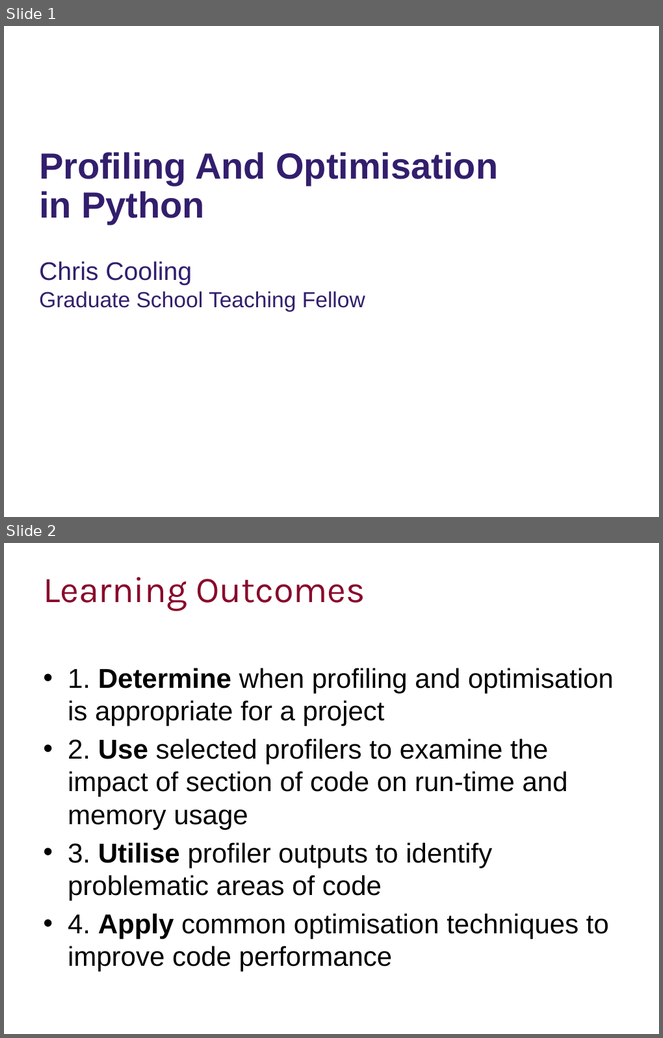
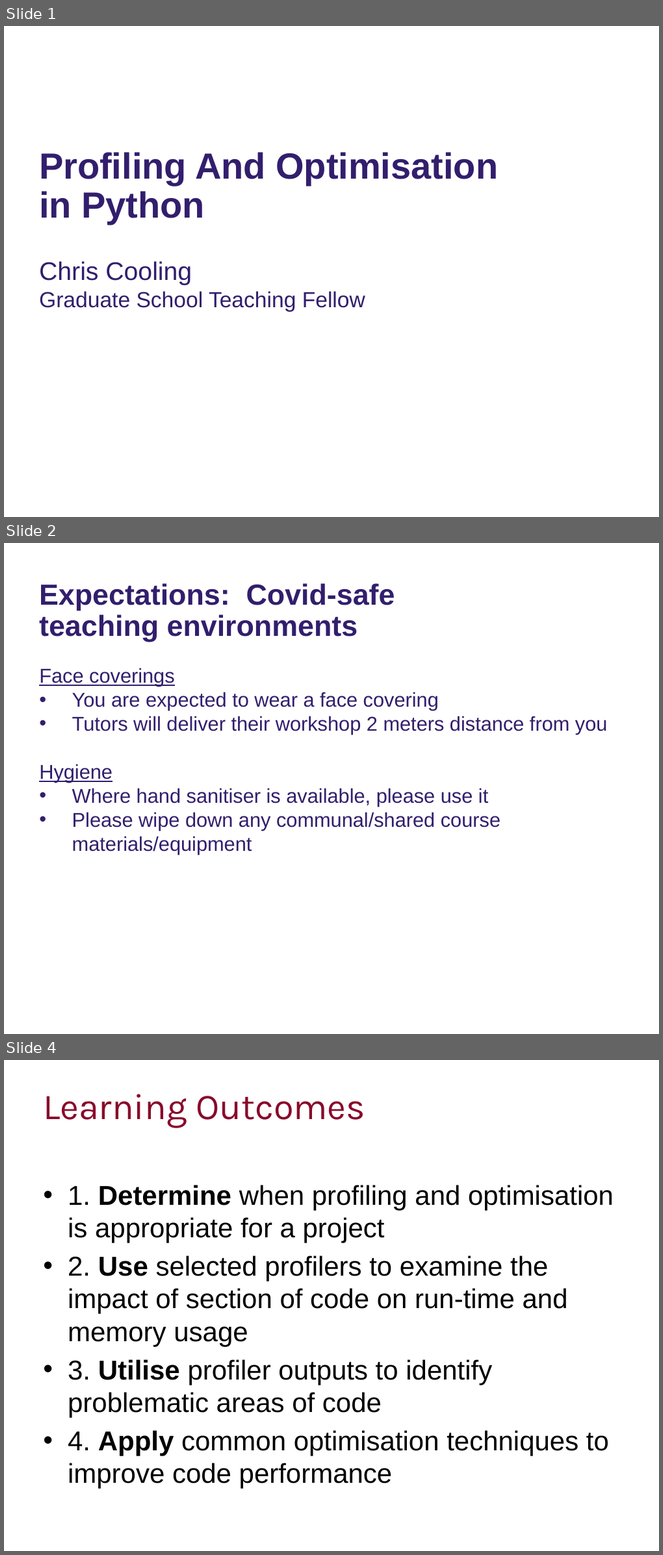
Before and after one commit to ImperialCollegeLondon/RCDS-profiling-and-optimisation-in-python, a slide deck: Proifling and Optimisation in Python Slides.pptx. Shown one above the other, each under a label of ours: slides 1 and 2 before the commit, slides 1, 2 and 4 after it; the slides between them are not shown. The pictures are 663x1038 and 663x1555 pixels, drawn with LibreOffice and Linux fonts; fonts in the diff are those of the drawing; background and template pictures are left out. Boxes give left, top, right and bottom in pixels: in the first picture for what was removed or moved away, otherwise in the second. Text is boxed around its words. In the diff, an @@ line names an element or a change of style, - is before the commit and + after.

Commit message:
Added Covid Slides

```diff
--- a/Proifling and Optimisation in Python Slides.pptx
+++ b/Proifling and Optimisation in Python Slides.pptx
@@ slide 2 added at box(4, 543, 659, 1034), background #FFFFFF @@
@@ text added at box(39, 583, 395, 642), 32 pt, text #321E6D, bold @@
+Expectations: Covid-safe teaching environments
@@ subtitle added at box(39, 668, 608, 854), 22 pt, text #321E6D @@
+Face coverings
+• You are expected to wear a face covering
+• Tutors will deliver their workshop 2 meters distance from you
+Hygiene
+• Where hand sanitiser is available, please use it
+• Please wipe down any communal/shared course materials/equipment
@@ what was slide 2 is now slide 4 @@
```
Also in this commit, not shown: 1 other slide added.
